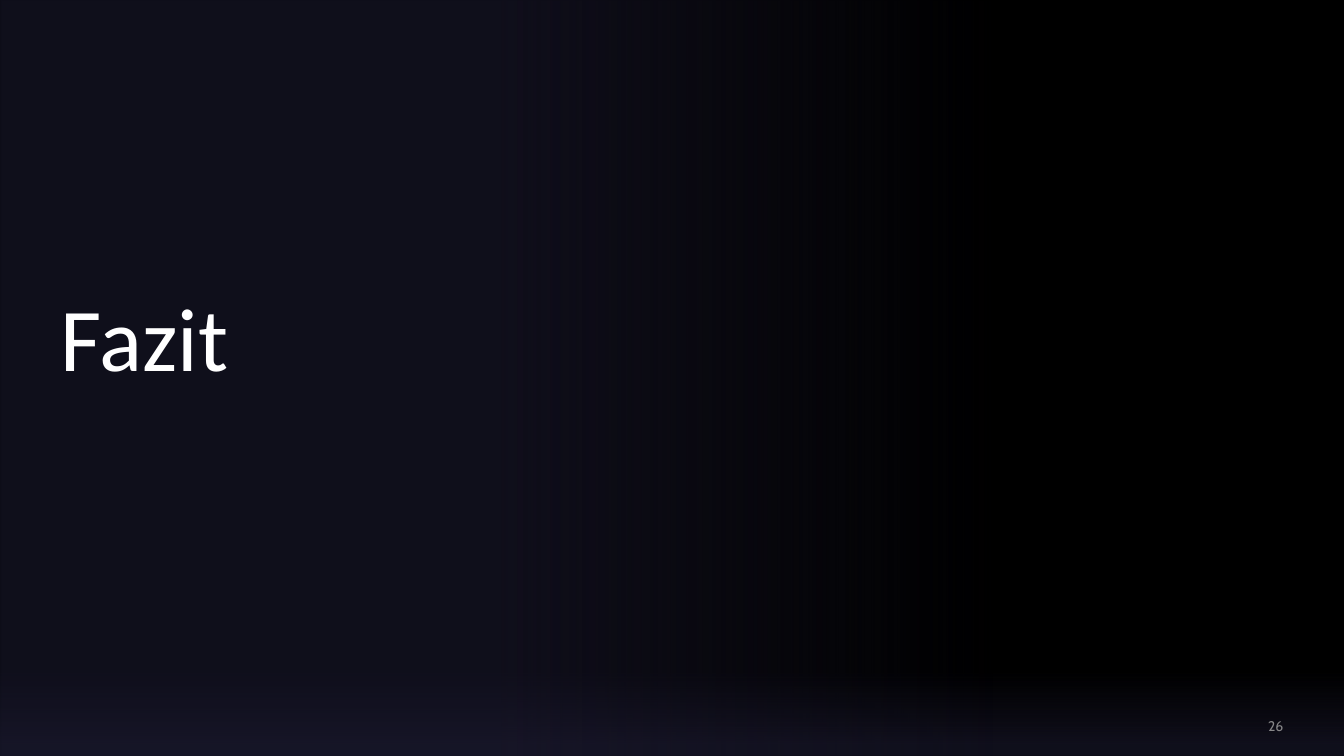
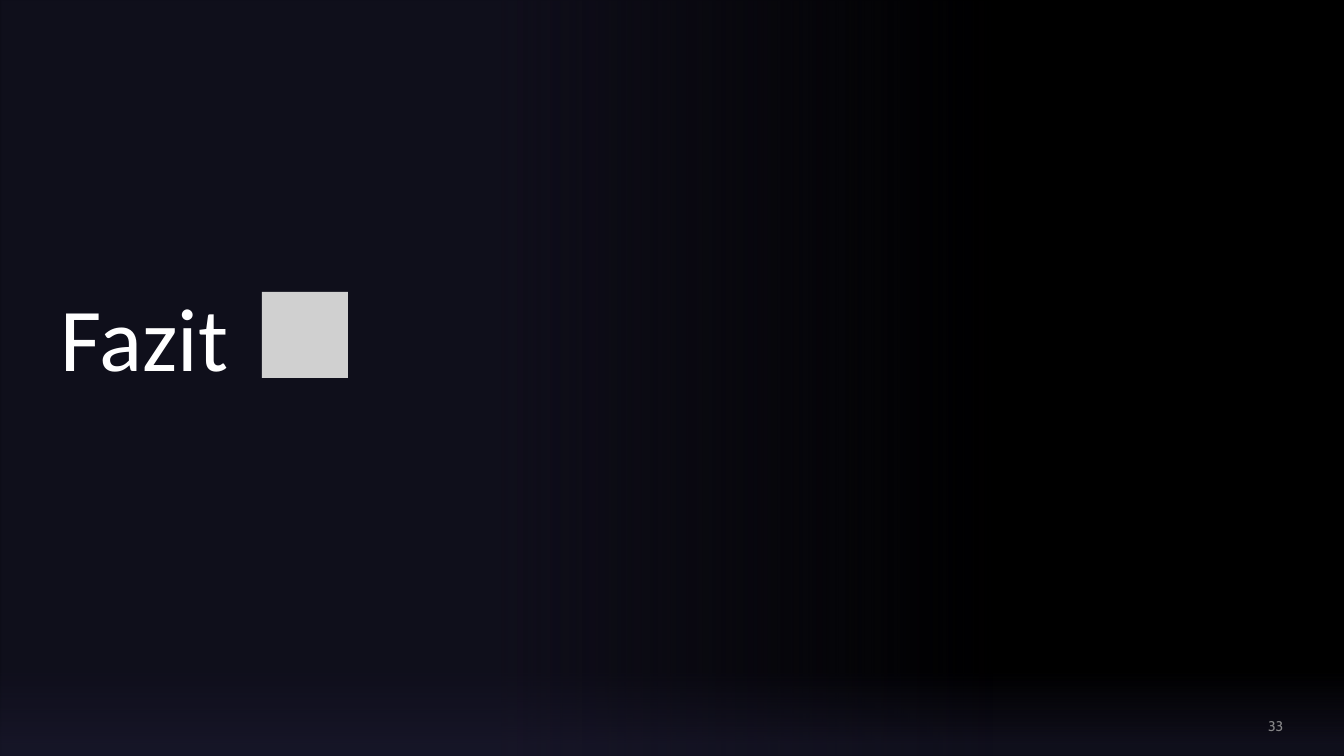
Before and after one commit to hagengruber/chess_server_strong, a slide deck: slide 33 of Alternativ Version.pptx (slide 26 before the commit). Drawn at 1344x756 pixels with LibreOffice and Linux fonts; fonts in the diff are those of the drawing; grey boxes stand for pictures; background and template pictures are left out. Boxes give left, top, right and bottom in pixels: in the first picture for what was removed or moved away, otherwise in the second. Text is boxed around its words. In the diff, an @@ line names an element or a change of style, - is before the commit and + after.

```diff
--- a/Alternativ Version.pptx
+++ b/Alternativ Version.pptx
@@ picture added at (262, 292, 348, 378) @@
@@ page number at (1268, 721, 1283, 731): text changed @@
-26
+33
```
Also in this commit, not shown: 17 other slides changed, 9 slides added, 3 other files.
